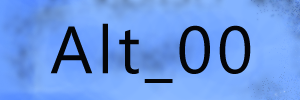
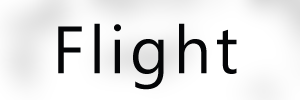
Layers edited between the first and the second 300x100 image:
renamed "Alt_00" to "Flight", painted on it over [50, 23, 251, 90]
painted on "Layer 1" over [0, 0, 300, 100]
added layer "Background copy" above "Background" over [0, 0, 300, 100]
painted on "Background" over [0, 0, 300, 100]
